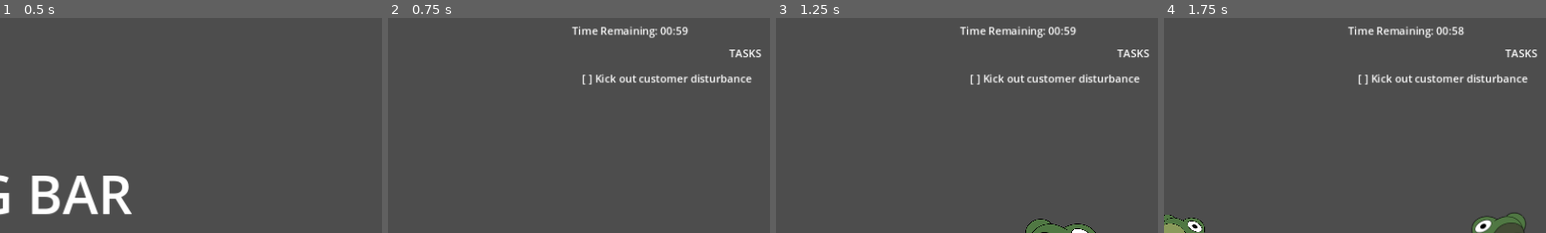
Above: before the commit, frames 1-4 (left to right).
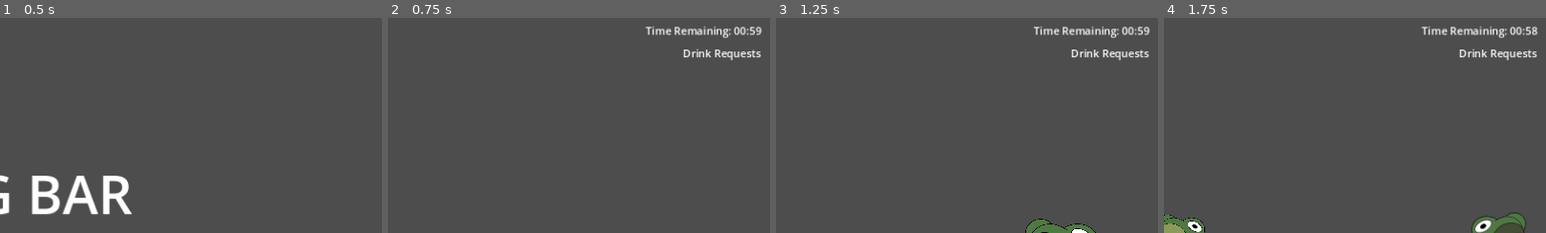
Above: after the commit, the same moments.

Repository: csweet22/FrogBar
Game: Godot game, scene res://Menus/main_menu.tscn
Two runs of this game, one before a commit and one after it. Both use one fixed random seed, a clock stepped at 60 frames per second and the inputs below.
Inputs:
- Up to frame 1 (0.5 s): no input
- Up to frame 2 (0.75 s): click "START GAME" at 0.5 s
- Up to frame 3 (1.25 s): no input
- Up to frame 4 (1.75 s): hold D (move_right) from 1.28 s (still down); hold Space (interact) from 1.28 s (still down)
The pictures show only the part of the screen within x 50-100%, y 1-51%; the shares and areas given below are measured in that part.

Frame 1 is identical in both runs. In frame 2, 2.7% of the frame differs, in the area x 48-98%, y 3-32%; in frame 3, 2.7%; in frame 4, 2.7%.

Commit message:
Display drink orders

Diff:
--- a/Menus/hud_menu.gd
+++ b/Menus/hud_menu.gd
@@ -1,6 +1,10 @@
 extends Control
 
 @export var score_label: Label
+
+var pointer: int = 0
+@export var drinks: Array[Control]
+var free_spots: Array[int] = [0, 1, 2, 3, 4]
 
 var display_score: float = 0.0:
 	get:
@@ -17,6 +21,26 @@
 func _process(delta: float) -> void:
 	$Main/VBoxContainer/TimeRemaining.text = "Time Remaining: " + "%02d:%02d" % [GameManager.game_timer.time_left / 60, fmod(GameManager.game_timer.time_left, 60)]
 
+func add_drink(type: Drinks.DrinkType):
+	var index = free_spots.pick_random()
+	free_spots.erase(index)
+
+	match type:
+		Drinks.DrinkType.A:
+			drinks[index].activate(preload("res://Gfx/Martini.png"), Drinks.DrinkType.A)
+		Drinks.DrinkType.B:
+			drinks[index].activate(preload("res://Gfx/Rum&Croak_center.png"), Drinks.DrinkType.B)
+		Drinks.DrinkType.C:
+			drinks[index].activate(preload("res://Gfx/SwampWater.png"), Drinks.DrinkType.C)
+
+func remove_drink(type: Drinks.DrinkType):
+	var index = 0;
+	for drink in drinks:
+		if drink.drink_type == type:
+			free_spots.append(index)
+			drink.deactivate()
+		index += 1
+
 func on_score_changed(score: float):
 	if tween:
 		tween.kill() # Abort the previous animation.
--- a/Menus/hud_menu.tscn
+++ b/Menus/hud_menu.tscn
@@ -1,11 +1,12 @@
-[gd_scene load_steps=3 format=3 uid="uid://dt1algih62327"]
+[gd_scene load_steps=4 format=3 uid="uid://dt1algih62327"]
 
 [ext_resource type="Script" path="res://Menus/hud_menu.gd" id="1_dqlh7"]
+[ext_resource type="PackedScene" uid="uid://biq4nppl0wjwe" path="res://drink_order.tscn" id="2_j0jvk"]
 
 [sub_resource type="LabelSettings" id="LabelSettings_ju0bk"]
 font_size = 50
 
-[node name="HudMenu" type="Control" node_paths=PackedStringArray("score_label")]
+[node name="HudMenu" type="Control" node_paths=PackedStringArray("score_label", "drinks")]
 layout_mode = 3
 anchors_preset = 15
 anchor_right = 1.0
@@ -14,6 +15,7 @@
 grow_vertical = 2
 script = ExtResource("1_dqlh7")
 score_label = NodePath("TipsContainer/Label")
+drinks = [NodePath("Main/VBoxContainer/TaskContainer/HBoxContainer/DrinkOrder"), NodePath("Main/VBoxContainer/TaskContainer/HBoxContainer/DrinkOrder2"), NodePath("Main/VBoxContainer/TaskContainer/HBoxContainer/DrinkOrder3"), NodePath("Main/VBoxContainer/TaskContainer/HBoxContainer/DrinkOrder4"), NodePath("Main/VBoxContainer/TaskContainer/HBoxContainer/DrinkOrder5")]
 
 [node name="TipsContainer" type="MarginContainer" parent="."]
 layout_mode = 1
@@ -47,13 +49,14 @@
 [node name="TimeRemaining" type="Label" parent="Main/VBoxContainer"]
 layout_mode = 2
 text = "Time Remaining: 3:00"
+horizontal_alignment = 2
 
 [node name="TaskContainer" type="VBoxContainer" parent="Main/VBoxContainer"]
 layout_mode = 2
 
 [node name="Title" type="Label" parent="Main/VBoxContainer/TaskContainer"]
 layout_mode = 2
-text = "TASKS"
+text = "Drink Requests"
 horizontal_alignment = 2
 
 [node name="MarginContainer" type="MarginContainer" parent="Main/VBoxContainer/TaskContainer"]
@@ -63,9 +66,33 @@
 theme_override_constants/margin_right = 15
 theme_override_constants/margin_bottom = 10
 
-[node name="Label" type="Label" parent="Main/VBoxContainer/TaskContainer/MarginContainer"]
+[node name="HBoxContainer" type="HBoxContainer" parent="Main/VBoxContainer/TaskContainer"]
+custom_minimum_size = Vector2(0, 90)
 layout_mode = 2
-text = "[ ] Kick out customer disturbance"
+size_flags_horizontal = 8
+size_flags_vertical = 10
+size_flags_stretch_ratio = 0.45
+alignment = 2
+
+[node name="DrinkOrder" parent="Main/VBoxContainer/TaskContainer/HBoxContainer" instance=ExtResource("2_j0jvk")]
+visible = false
+layout_mode = 2
+
+[node name="DrinkOrder2" parent="Main/VBoxContainer/TaskContainer/HBoxContainer" instance=ExtResource("2_j0jvk")]
+visible = false
+layout_mode = 2
+
+[node name="DrinkOrder3" parent="Main/VBoxContainer/TaskContainer/HBoxContainer" instance=ExtResource("2_j0jvk")]
+visible = false
+layout_mode = 2
+
+[node name="DrinkOrder4" parent="Main/VBoxContainer/TaskContainer/HBoxContainer" instance=ExtResource("2_j0jvk")]
+visible = false
+layout_mode = 2
+
+[node name="DrinkOrder5" parent="Main/VBoxContainer/TaskContainer/HBoxContainer" instance=ExtResource("2_j0jvk")]
+visible = false
+layout_mode = 2
 
 [node name="ControlsContainer" type="MarginContainer" parent="."]
 layout_mode = 1
--- /dev/null
+++ b/drink_order.gd
@@ -0,0 +1,11 @@
+extends MarginContainer
+
+var drink_type: Drinks.DrinkType
+
+func activate(texture: Texture2D, type: Drinks.DrinkType):
+	drink_type = type
+	$DrinkImage.texture = texture
+	visible = true
+
+func deactivate():
+	visible = false
--- /dev/null
+++ b/drink_order.tscn
@@ -0,0 +1,14 @@
+[gd_scene load_steps=3 format=3 uid="uid://biq4nppl0wjwe"]
+
+[ext_resource type="Texture2D" uid="uid://1sjb5nfq2qp2" path="res://Gfx/Martini.png" id="1_iaavm"]
+[ext_resource type="Script" path="res://drink_order.gd" id="1_y7unn"]
+
+[node name="DrinkOrder" type="MarginContainer"]
+custom_minimum_size = Vector2(70, 0)
+script = ExtResource("1_y7unn")
+
+[node name="DrinkImage" type="TextureRect" parent="."]
+layout_mode = 2
+texture = ExtResource("1_iaavm")
+expand_mode = 3
+stretch_mode = 5
--- a/game_manager.gd
+++ b/game_manager.gd
@@ -16,7 +16,6 @@
 
 var active_order_count: int = 0
 var max_active_order_count: int = 5
-var active_drink_requests: Array[Drinks.DrinkType]
 
 var player: Node3D
 var hud: Control
@@ -44,14 +43,13 @@
 	frogs = find_nodes_with_script(get_tree().root, load("res://Entities/frog.gd"))
 	tray_scene = find_nodes_with_script(get_tree().root, load("res://tray_scene.gd"))[0]
 	player = find_nodes_with_script(get_tree().root, load("res://Entities/player.gd"))[0]
-	var hud = find_nodes_with_script(get_tree().root, load("res://Menus/hud_menu.gd"))[0]
+	hud = find_nodes_with_script(get_tree().root, load("res://Menus/hud_menu.gd"))[0]
 	for frog in frogs:
 		frog.drink_gotten.connect(tray_scene.remove_drink)
 		frog.drink_gotten.connect(
-			func(type):
+			func(drink_scene):
 				active_order_count -= 1
-				active_drink_requests.erase(type)
-				print(active_drink_requests)
+				hud.remove_drink(drink_scene.drink_type)
 		)
 	start_timer()
 
@@ -92,8 +90,7 @@
 		var random_frog = frogs.pick_random()
 		if random_frog.drink_state == 0:
 			var request: Drinks.DrinkType = random_frog.want_drink()
-			active_drink_requests.append(request)
-			print(active_drink_requests)
+			hud.add_drink(request)
 			active_order_count += 1
 			break
 
